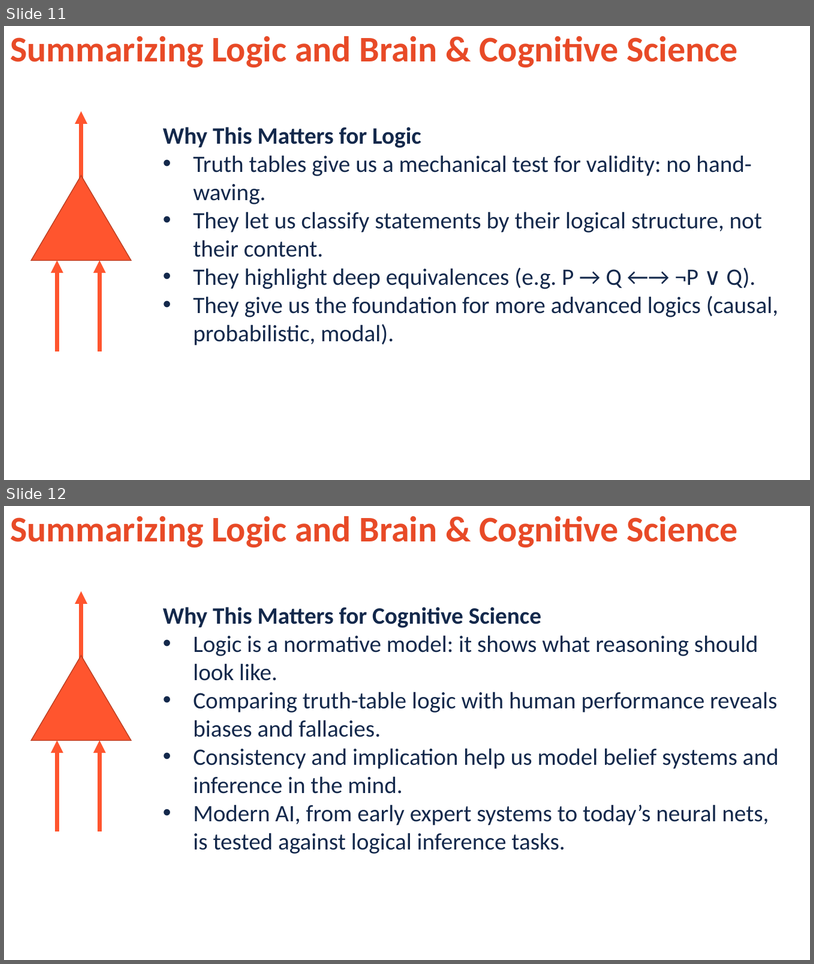
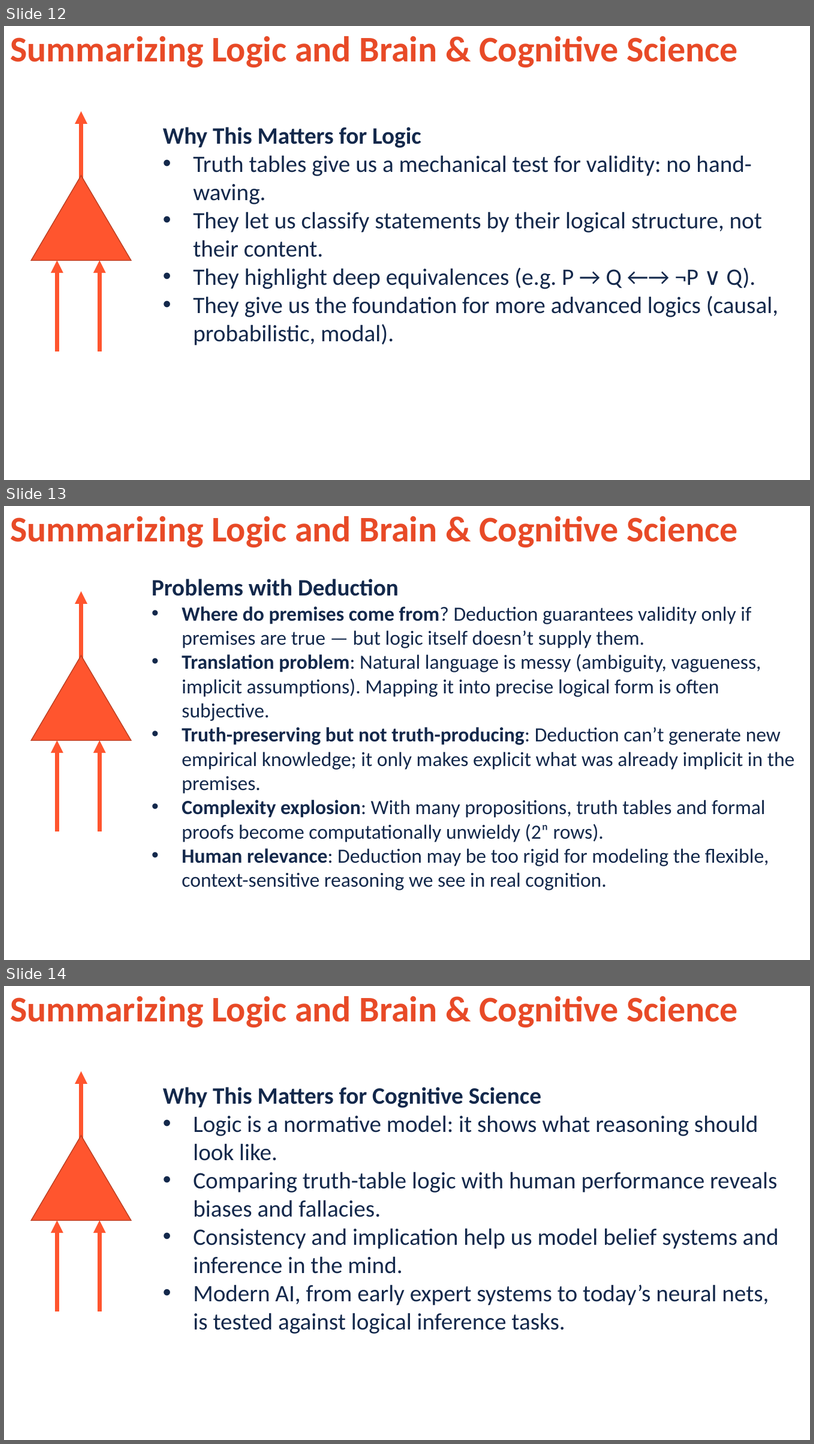
Before and after one commit to jonwillits/intro_to_bcs, a slide deck: logic/logic_lecture_3.pptx. Shown one above the other, each under a label of ours: slides 11 and 12 before the commit, slides 12, 13 and 14 after it. The pictures are 814x964 and 814x1444 pixels, drawn with LibreOffice and Linux fonts; fonts in the diff are those of the drawing; background and template pictures are left out. Boxes give left, top, right and bottom in pixels: in the first picture for what was removed or moved away, otherwise in the second. Text is boxed around its words. In the diff, an @@ line names an element or a change of style, - is before the commit and + after.

```diff
--- a/logic/logic_lecture_3.pptx
+++ b/logic/logic_lecture_3.pptx
@@ slide 13 added at <box>4,506,810,960</box>, background picture (left out) @@
@@ text added at <box>10,516,738,547</box>, 42.9 pt, text #E84A27, bold @@
+Summarizing Logic and Brain & Cognitive Science
@@ arrow added from (81, 682) to (81, 591), #FF552E 5 pt @@
@@ text added at <box>152,579,795,890</box>, 24 pt, text #13284B @@
+Problems with Deduction
+• Where do premises come from? Deduction guarantees validity only if premises are true — but logic itself doesn’t supply them.
+• Translation problem: Natural language is messy (ambiguity, vagueness, implicit assumptions). Mapping it into precise logical form is often subjective.
+• Truth-preserving but not truth-producing: Deduction can’t generate new empirical knowledge; it only makes explicit what was already implicit in the premises.
+• Complexity explosion: With many propositions, truth tables and formal proofs become computationally unwieldy (2ⁿ rows).
+• Human relevance: Deduction may be too rigid for modeling the flexible, context-sensitive reasoning we see in real cognition.
@@ triangle added at <box>31,655,131,740</box>, fill #FF552E, outline #BD3F22 1 pt @@
@@ arrow added from (57, 831) to (57, 740), #FF552E 5 pt @@
@@ arrow added from (99, 831) to (99, 740), #FF552E 5 pt @@
@@ what was slide 11 is now slide 12 @@
@@ what was slide 12 is now slide 14 @@
```
Also in this commit, not shown: 3 other slides added, 4 other files.
